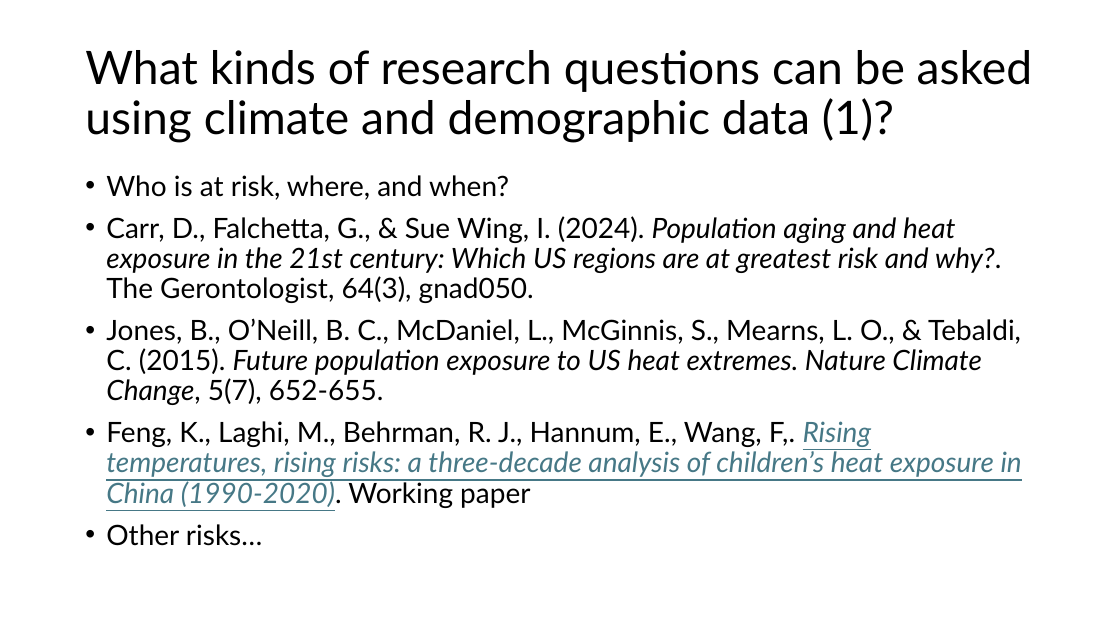
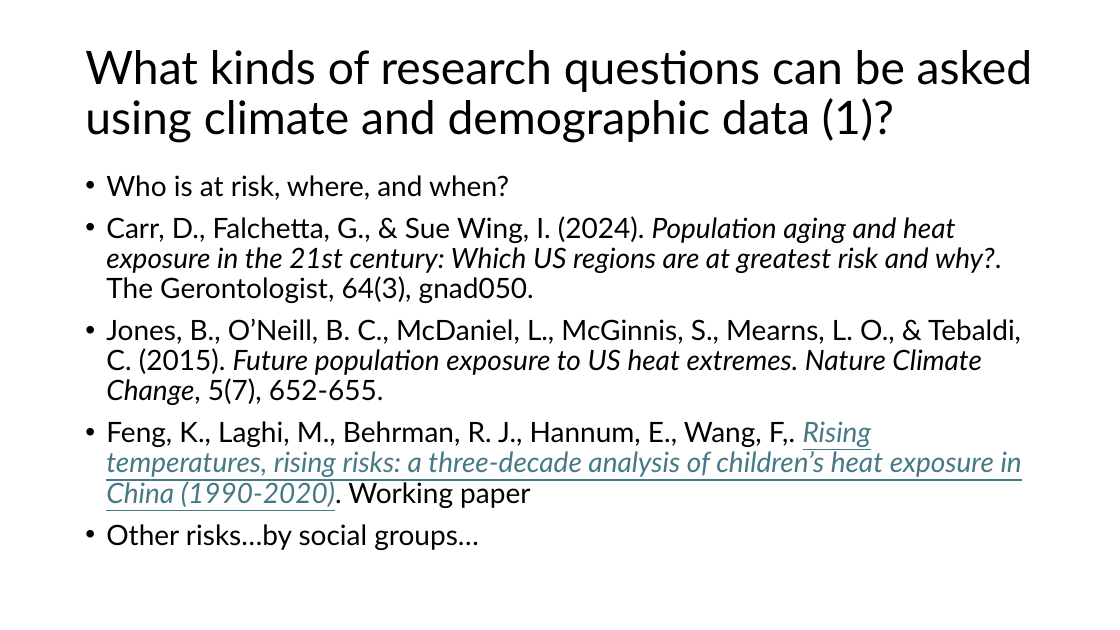
Before and after one commit to szkaifeng/ClimateDataIntro, a slide deck: slide 2 of Climate Data Introduction.pptx. Drawn at 1120x630 pixels with LibreOffice and Linux fonts; fonts in the diff are those of the drawing. Boxes give left, top, right and bottom in pixels: in the first picture for what was removed or moved away, otherwise in the second. Text is boxed around its words. In the diff, an @@ line names an element or a change of style, - is before the commit and + after.

```diff
--- a/Climate Data Introduction.pptx
+++ b/Climate Data Introduction.pptx
@@ text at (106,524,479,550): text changed @@
-• Other risks…
+• Other risks…by social groups…
```
Also in this commit, not shown: 11 other slides changed.
